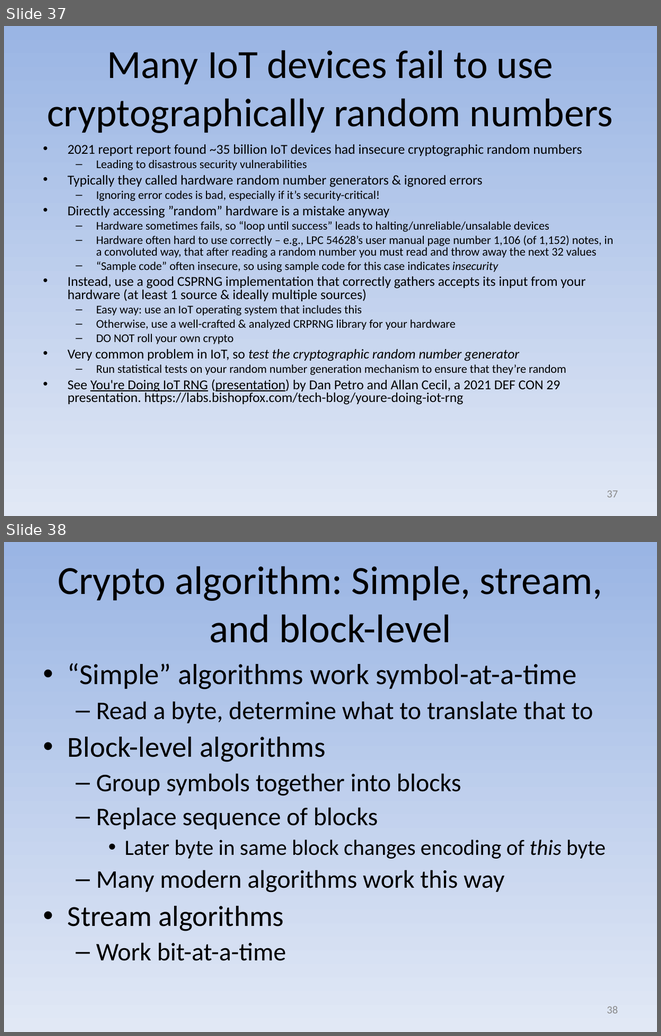
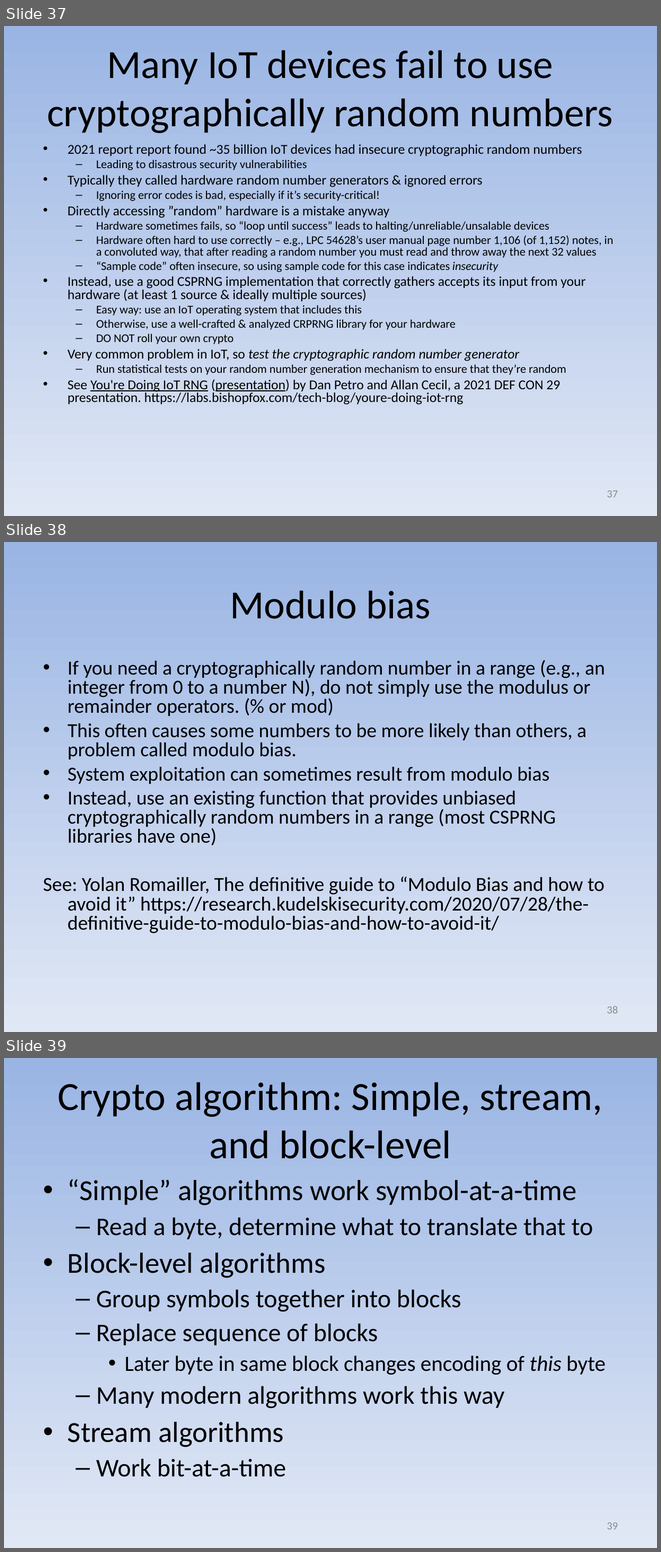
Before and after one commit to david-a-wheeler/david-a-wheeler.github.io, a slide deck: secure-class/presentations/Secure-Software-7-Cryptography.ppt. Shown one above the other, each under a label of ours: slides 37 and 38 before the commit, slides 37, 38 and 39 after it. The pictures are 661x1036 and 661x1552 pixels, drawn with LibreOffice and Linux fonts; fonts in the diff are those of the drawing. Boxes give left, top, right and bottom in pixels: in the first picture for what was removed or moved away, otherwise in the second. Text is boxed around its words. In the diff, an @@ line names an element or a change of style, - is before the commit and + after.

```diff
--- a/secure-class/presentations/Secure-Software-7-Cryptography.ppt
+++ b/secure-class/presentations/Secure-Software-7-Cryptography.ppt
@@ slide 38 added at box(4, 542, 657, 1032), background gradient #9AB5E4 to #E1E8F5 @@
@@ title added at box(230, 590, 431, 619), 44 pt, text #000000 @@
+Modulo bias
@@ text added at box(43, 660, 605, 933), 22 pt, text #000000 @@
+• If you need a cryptographically random number in a range (e.g., an integer from 0 to a number N), do not simply use the modulus or remainder operators. (% or mod)
+• This often causes some numbers to be more likely than others, a problem called modulo bias.
+• System exploitation can sometimes result from modulo bias
+• Instead, use an existing function that provides unbiased cryptographically random numbers in a range (most CSPRNG libraries have one)
+See: Yolan Romailler, The definitive guide to “Modulo Bias and how to avoid it” https://research.kudelskisecurity.com/2020/07/28/the-definitive-guide-to-modulo-bias-and-how-to-avoid-it/
@@ page number added at box(607, 1006, 618, 1013), 12 pt, text #898989 @@
+38
@@ what was slide 38 is now slide 39 @@
@@ page number at box(607, 1522, 618, 1529): text changed @@
-38
+39
```
Also in this commit, not shown: 1 slide changed, 1 other file.
